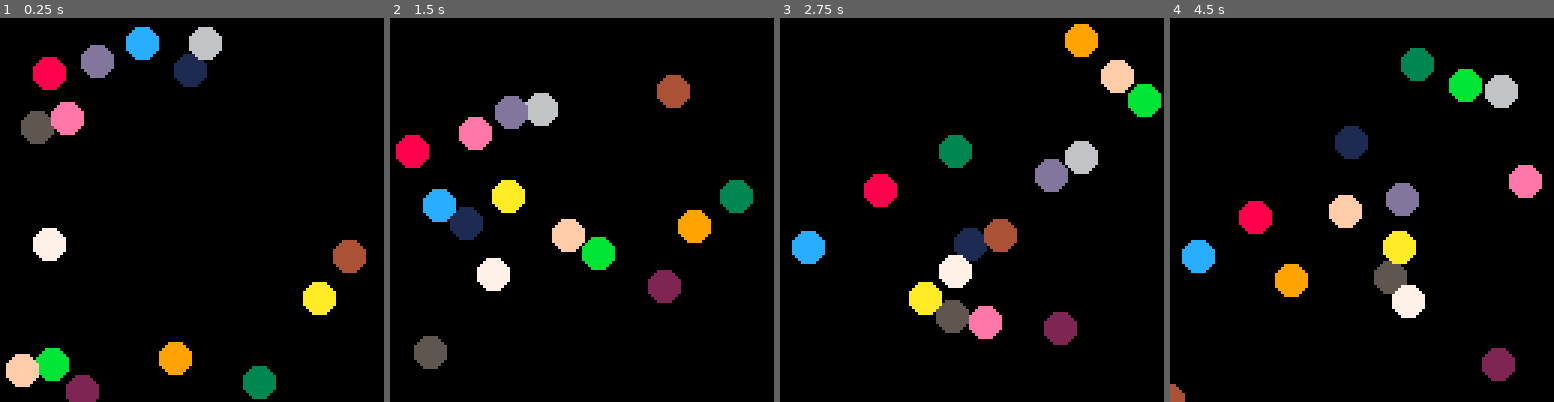
Above: before the commit, frames 1-4 (left to right).
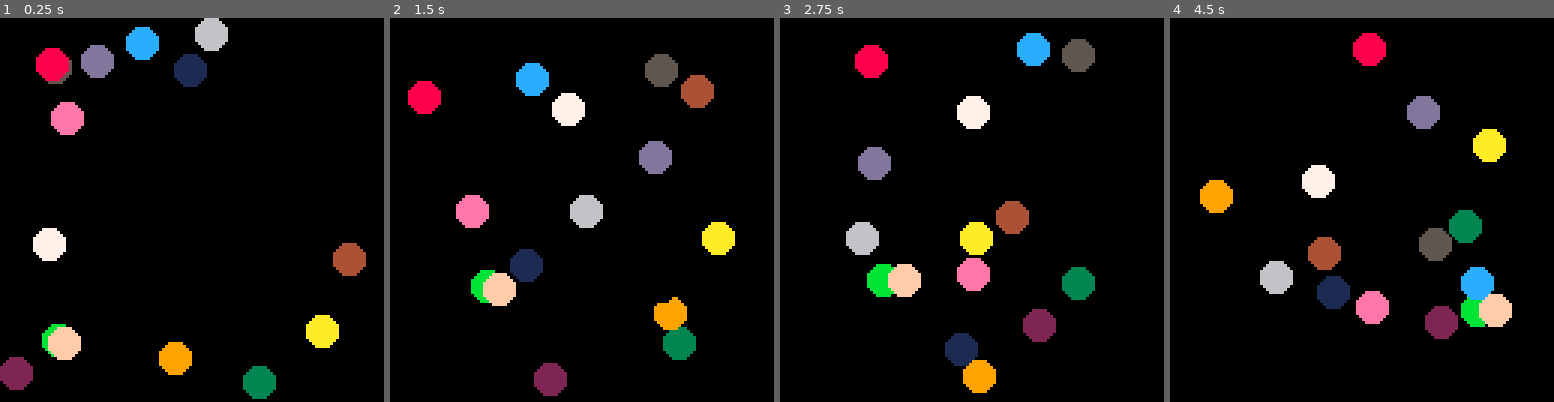
Above: after the commit, the same moments.

Repository: quinnvoker/qphys
Game: PICO-8 cartridge qphys.p8
The game is run twice, just before and just after one commit, with the same random seed, the same clock (stepped at 60 frames per second) and the same inputs.
Inputs:
- Up to frame 1 (0.25 s): no input
- Up to frame 2 (1.5 s): no input
- Up to frame 3 (2.75 s): no input
- Up to frame 4 (4.5 s): no input

The runs differ from the first frame. In frame 1, 5.3% of the frame differs, in the area x 0-96%, y 0-100%; in frame 2, 16%; in frame 3, 16%; in frame 4, 17%, in the area x 0-97%, y 3-100%.

Commit message:
Separate logic into class files

Diff:
--- /dev/null
+++ b/ball.lua
@@ -0,0 +1,56 @@
+ball = {
+	__count = 0,
+	id = nil,
+	pos = vec2:new(0,0),
+	vel = vec2:new(0,0),
+	rad = 1,
+	col = 7,
+
+	draw = function(self)
+		circfill(self.pos.x, self.pos.y, self.rad, self.col)
+	end,
+
+	move = function(self)
+		self.pos += self.vel
+	end,
+
+	edge_bounce = function(self)
+		edge_normal = vec2:new()
+		for axis in all({"x","y"}) do
+			val = self.pos[axis]
+			if (val - self.rad < 0) then
+				self.pos[axis] = self.rad
+				edge_normal[axis] = 1
+			elseif (val + self.rad > 127) then
+				self.pos[axis] = 127 - self.rad
+				edge_normal[axis] = -1
+			end
+		end
+		if (edge_normal.x != 0 or edge_normal.y != 0) then
+			self.vel = self.vel:bounce(edge_normal)
+		end
+	end,
+
+	check_collisions = function(self, balls)
+		for b in all(balls) do
+			if (b.id != self.id and (collisions[b] == nil or collisions[b][self] == nil)) then
+				local diff = self.pos - b.pos
+				if ((diff):mag() < self.rad + b.rad) then
+				 collisions[self] = collisions[self] or {}
+				 collisions[self][b] = diff
+				end
+			end
+		end
+	end,
+}
+ball.__index = ball
+
+function ball:new(o)
+	ball.__count += 1
+	local o = o or {}
+	o.id = ball.__count
+	o.col = o.id % 16
+	setmetatable(o, self)
+	o.__index = self
+	return o
+end
--- a/main.lua
+++ b/main.lua
@@ -54,115 +54,6 @@
 	end
 end
 
-vec2 = {
-	x = 0,
-	y = 0,
-
-	mag = function(self)
-	 return sqrt(self.x^2+self.y^2)
-	end,
-
-	dot = function(self,v)
-		return self.x * v.x + self.y * v.y
-	end,
-
-	normal	= function(self)
-		local mag = self:mag()
-		return vec2:new(self.x/mag, self.y/mag)
-	end,
-
-	bounce = function(self, n, b)
-		local b = b or 1
-		local n = n:normal()
-		return (n * -2 * self:dot(n) + self) * b
-	end
-}
-
-vec2.__eq = function(v1,v2) return v1.x == v2.x and v1.y == v2.y end
-vec2.__add = function(v1,v2) return vec2:new(v1.x+v2.x,v1.y+v2.y) end
-vec2.__sub = function(v1,v2) return vec2:new(v1.x-v2.x,v1.y-v2.y) end
-vec2.__mul = function(v,s) return vec2:new(v.x*s,v.y*s) end
-vec2.__div = function(v,s) return vec2:new(v.x/s,v.y/s) end
-vec2.__unm = function(v) return vec2:new(-v.x,-v.y) end
-vec2.__tostring = function(v) return "{x: "..v.x..",y: "..v.y.."}" end
-vec2.__index = vec2
-
-function vec2:new(x,y)
-	local x = x or 0
-	local y = y or 0
-	local o = {x=x,y=y}
-	setmetatable(o, self)
-	o.__index = self
-	return o
-end
-
-function vec2:print_debug(v)
-	local v = v or vec2:new(0,1)
-	print("vec: "..vec2.__tostring(self))
-	print("mag: "..self:mag())
-	print("dot: "..self:dot(v))
-	print("normal: "..vec2.__tostring(self:normal()))
-	print("bounce: "..vec2.__tostring(self:bounce(v)))
-	print("inv: "..vec2.__tostring(-self))
-end
-
-ball = {
-	__count = 0,
-	id = nil,
-	pos = vec2:new(0,0),
-	vel = vec2:new(0,0),
-	rad = ball_radius,
-	col = 7,
-
-	draw = function(self)
-		circfill(self.pos.x, self.pos.y, self.rad, self.col)
-	end,
-
-	move = function(self)
-		self.pos += self.vel
-	end,
-
-	edge_bounce = function(self)
-		edge_normal = vec2:new()
-		for axis in all({"x","y"}) do
-			val = self.pos[axis]
-			if (val - self.rad < 0) then
-				self.pos[axis] = self.rad
-				edge_normal[axis] = 1
-			elseif (val + self.rad > 127) then
-				self.pos[axis] = 127 - self.rad
-				edge_normal[axis] = -1
-			end
-		end
-		if (edge_normal.x != 0 or edge_normal.y != 0) then
-			self.vel = self.vel:bounce(edge_normal)
-		end
-	end,
-
-	check_collisions = function(self, balls)
-		for b in all(balls) do
-			if (b.id != self.id and (collisions[b] == nil or collisions[b][self] == nil)) then
-				local diff = self.pos - b.pos
-				if ((diff):mag() < self.rad + b.rad) then
-				 collisions[self] = collisions[self] or {}
-				 collisions[self][b] = diff
-				end
-			end
-		end
-	end,
-}
-ball.__index = ball
-
-function ball:new(o)
-	ball.__count += 1
-	local o = o or {}
-	o.id = ball.__count
-	o.col = o.id % 16
-	setmetatable(o, self)
-	o.__index = self
-	return o
-end
-
 function collision_vel(x1,v1,x2,v2)
 		local x_diff = x1 - x2
 		local v_diff = v1 - v2
--- a/qphys.p8
+++ b/qphys.p8
@@ -1,62 +1,6 @@
 pico-8 cartridge // http://www.pico-8.com
 version 34
 __lua__
-ball_count = 16
-ball_radius = 5
-
-function _init()
-	balls = {}
-	collisions = {}
-	for i=1,ball_count do
-		add(balls, ball:new({
-			pos=vec2:new(rnd(127),rnd(127)),
-			vel=vec2:new(rnd(2)-1,rnd(2)-1):normal(),
-			col=rnd(15)+1
-		}))
-	end
-end
-
-function _update60()
-	for b in all(balls) do
-		b:move()
-		b:edge_bounce()
-	end
-	for b in all(balls) do
-	 b:check_collisions(balls)
-	end
-	handle_collisions(balls)
-	collisions = {}
-end
-
-function _draw()
-	cls()
-	for b in all(balls) do
-		b:draw()
-	end
-end
-
-function handle_collisions()
-	for source,colls in pairs(collisions) do
-		for target,diff in pairs(colls) do
-  	local n = diff:normal()
- 	 local steps = 0
- 	 local rewind = 0
- 	 local s_xpoint = source.pos
- 	 local t_xpoint = target.pos
- 	 repeat
- 			steps += 1
- 			rewind += 0.1 * steps
- 			s_xpoint = source.pos - source.vel * rewind
- 			t_xpoint = target.pos - target.vel * rewind
- 		until (s_xpoint - t_xpoint):mag() >= source.rad + target.rad
- 		source.vel = collision_vel(s_xpoint, source.vel, t_xpoint, target.vel)
- 		target.vel = collision_vel(t_xpoint, target.vel, s_xpoint, source.vel)
- 		source.pos = s_xpoint + source.vel * rewind
- 		target.pos = t_xpoint + target.vel * rewind
-		end
-	end
-end
-
 vec2 = {
 	x = 0,
 	y = 0,
@@ -78,7 +22,7 @@
 		local b = b or 1
 		local n = n:normal()
 		return (n * -2 * self:dot(n) + self) * b
-	end
+	end,
 }
 
 vec2.__eq = function(v1,v2) return v1.x == v2.x and v1.y == v2.y end
@@ -109,12 +53,14 @@
 	print("inv: "..vec2.__tostring(-self))
 end
 
+
+-->8
 ball = {
 	__count = 0,
 	id = nil,
 	pos = vec2:new(0,0),
 	vel = vec2:new(0,0),
-	rad = ball_radius,
+	rad = 1,
 	col = 7,
 
 	draw = function(self)
@@ -166,6 +112,66 @@
 	return o
 end
 
+-->8
+ball_count = 16
+ball_radius = 5
+
+function _init()
+	balls = {}
+	collisions = {}
+	for i=1,ball_count do
+		add(balls, ball:new({
+			pos=vec2:new(rnd(127),rnd(127)),
+			vel=vec2:new(rnd(2)-1,rnd(2)-1):normal(),
+			rad=ball_radius,
+      col=rnd(15)+1
+		}))
+	end
+end
+
+function _update60()
+	for b in all(balls) do
+		b:move()
+		b:edge_bounce()
+	end
+	for b in all(balls) do
+	 b:check_collisions(balls)
+	end
+	handle_collisions(balls)
+	collisions = {}
+end
+
+function _draw()
+	cls()
+	for b in all(balls) do
+		b:draw()
+	end
+end
+
+function handle_collisions()
+	for source,colls in pairs(collisions) do
+		for target,diff in pairs(colls) do
+  	local n = diff:normal()
+ 	 local steps = 0
+ 	 local rewind = 0
+ 	 local s_xpoint = source.pos
+ 	 local t_xpoint = target.pos
+ 	 repeat
+ 			steps += 1
+ 			rewind += 0.1 * steps
+ 			s_xpoint = source.pos - source.vel * rewind
+ 			t_xpoint = target.pos - target.vel * rewind
+ 		until (s_xpoint - t_xpoint):mag() >= source.rad + target.rad
+    local s_newvel = collision_vel(s_xpoint, source.vel, t_xpoint, target.vel)
+ 		local t_newvel = collision_vel(t_xpoint, target.vel, s_xpoint, source.vel)
+ 		source.pos = s_xpoint + source.vel * rewind
+ 		target.pos = t_xpoint + target.vel * rewind
+    source.vel = s_newvel
+    target.vel = t_newvel
+		end
+	end
+end
+
 function collision_vel(x1,v1,x2,v2)
 		local x_diff = x1 - x2
 		local v_diff = v1 - v2
--- /dev/null
+++ b/vec2.lua
@@ -0,0 +1,51 @@
+vec2 = {
+	x = 0,
+	y = 0,
+
+	mag = function(self)
+	 return sqrt(self.x^2+self.y^2)
+	end,
+
+	dot = function(self,v)
+		return self.x * v.x + self.y * v.y
+	end,
+
+	normal	= function(self)
+		local mag = self:mag()
+		return vec2:new(self.x/mag, self.y/mag)
+	end,
+
+	bounce = function(self, n, b)
+		local b = b or 1
+		local n = n:normal()
+		return (n * -2 * self:dot(n) + self) * b
+	end,
+}
+
+vec2.__eq = function(v1,v2) return v1.x == v2.x and v1.y == v2.y end
+vec2.__add = function(v1,v2) return vec2:new(v1.x+v2.x,v1.y+v2.y) end
+vec2.__sub = function(v1,v2) return vec2:new(v1.x-v2.x,v1.y-v2.y) end
+vec2.__mul = function(v,s) return vec2:new(v.x*s,v.y*s) end
+vec2.__div = function(v,s) return vec2:new(v.x/s,v.y/s) end
+vec2.__unm = function(v) return vec2:new(-v.x,-v.y) end
+vec2.__tostring = function(v) return "{x: "..v.x..",y: "..v.y.."}" end
+vec2.__index = vec2
+
+function vec2:new(x,y)
+	local x = x or 0
+	local y = y or 0
+	local o = {x=x,y=y}
+	setmetatable(o, self)
+	o.__index = self
+	return o
+end
+
+function vec2:print_debug(v)
+	local v = v or vec2:new(0,1)
+	print("vec: "..vec2.__tostring(self))
+	print("mag: "..self:mag())
+	print("dot: "..self:dot(v))
+	print("normal: "..vec2.__tostring(self:normal()))
+	print("bounce: "..vec2.__tostring(self:bounce(v)))
+	print("inv: "..vec2.__tostring(-self))
+end
Not shown, changed: picosync.json
